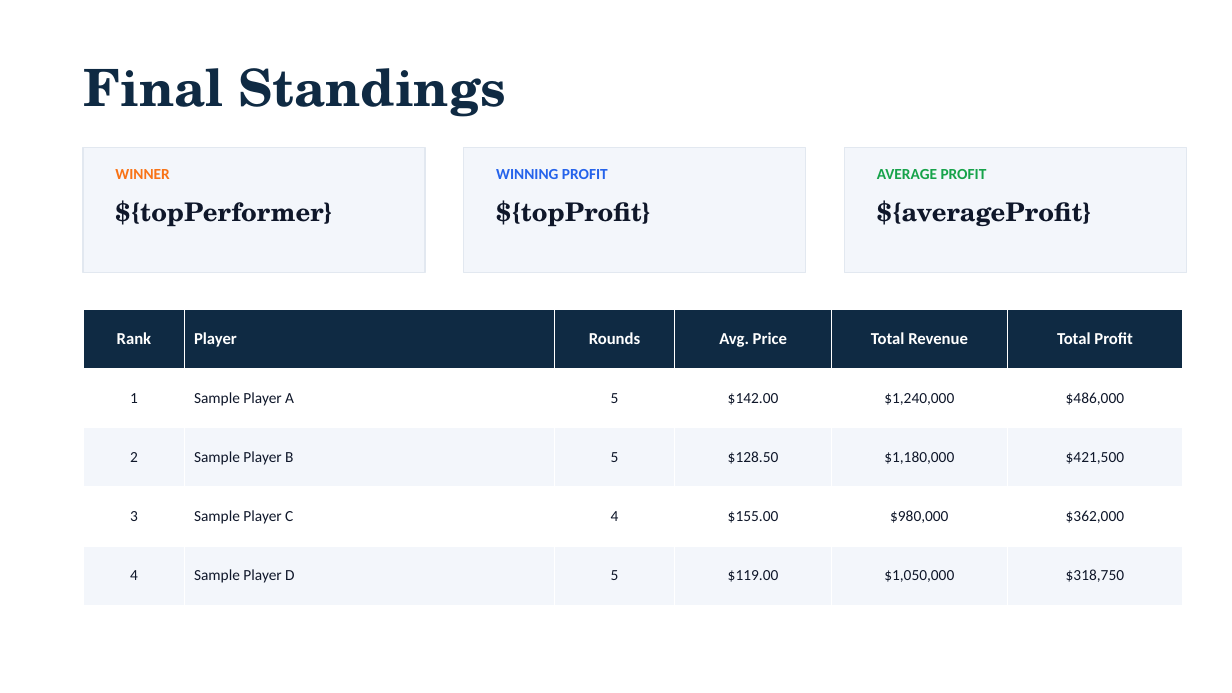
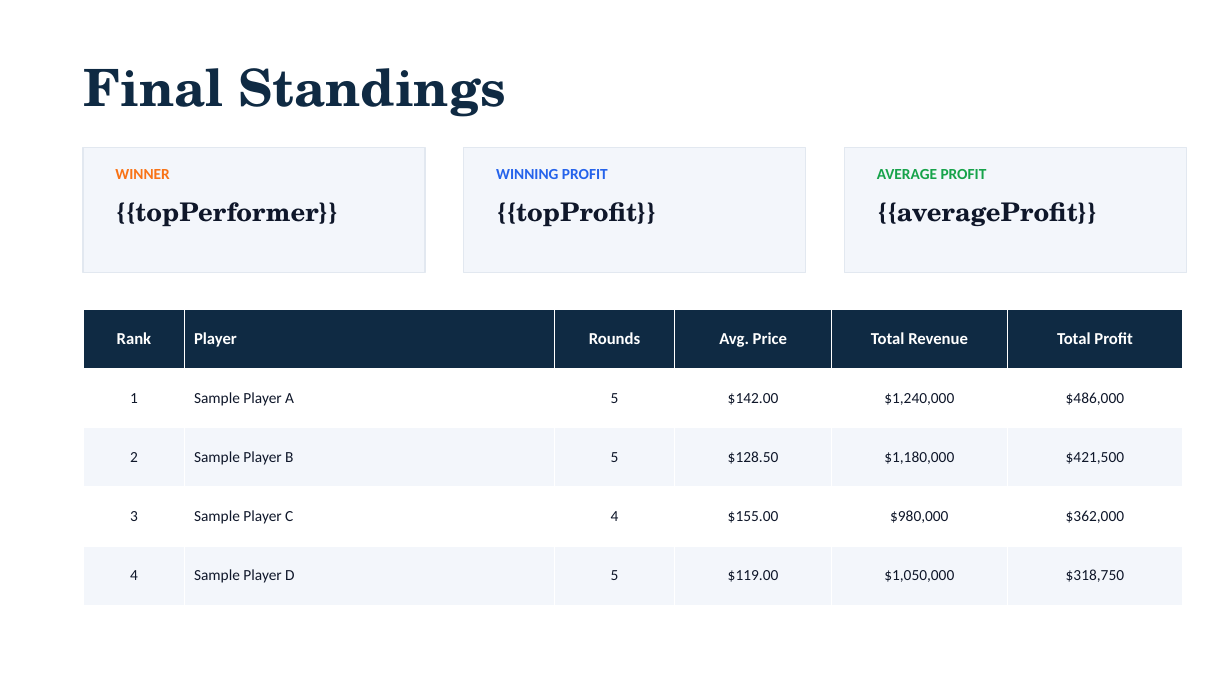
Before and after one commit to forio/dev-base-build, a slide deck: slide 3 of model/results-template.pptx. Drawn at 1232x693 pixels with LibreOffice and Linux fonts; fonts in the diff are those of the drawing. Boxes give left, top, right and bottom in pixels: in the first picture for what was removed or moved away, otherwise in the second. Text is boxed around its words. In the diff, an @@ line names an element or a change of style, - is before the commit and + after.

Commit message:
Template polish: currency axis formatting, bottom-pinned line labels, {{mustache}} text tokens
- Value axes now format as "$"#,##0 (bar + line)
- Line category (year) labels pinned to the bottom via tickLblPos=LOW so they
  don't ride the zero crossing when profit goes negative
- Switch text placeholders from ${token} to {{token}} (the convention the
  service actually substitutes); update README accordingly
- Remove throwaway text-probe diagnostic files

```diff
--- a/model/results-template.pptx
+++ b/model/results-template.pptx
@@ text at [115,202,338,227]: text changed @@
-${topPerformer}
+{{topPerformer}}
@@ text at [496,202,657,227]: text changed @@
-${topProfit}
+{{topProfit}}
@@ text at [877,202,1098,226]: text changed @@
-${averageProfit}
+{{averageProfit}}
```
Also in this commit, not shown: 4 other slides changed, 2 other files.
